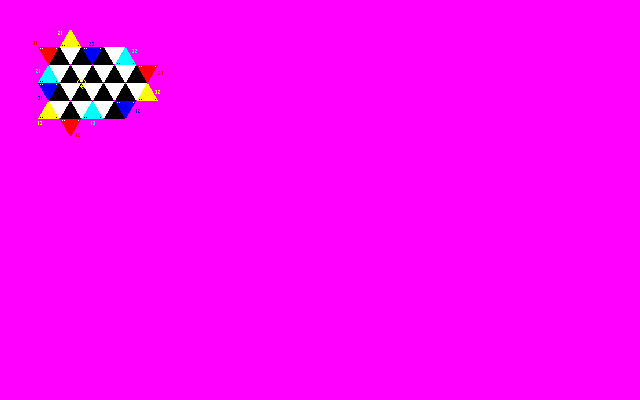
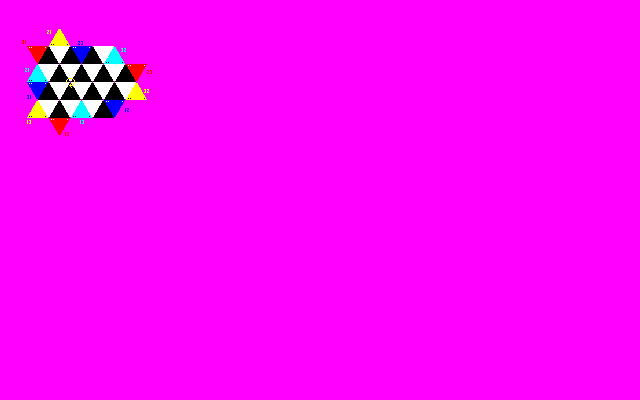
Two versions of the same layered image (640 x 400). Layer-by-layer changes:
painted on "Untitled.png" over [22, 29, 163, 137]
